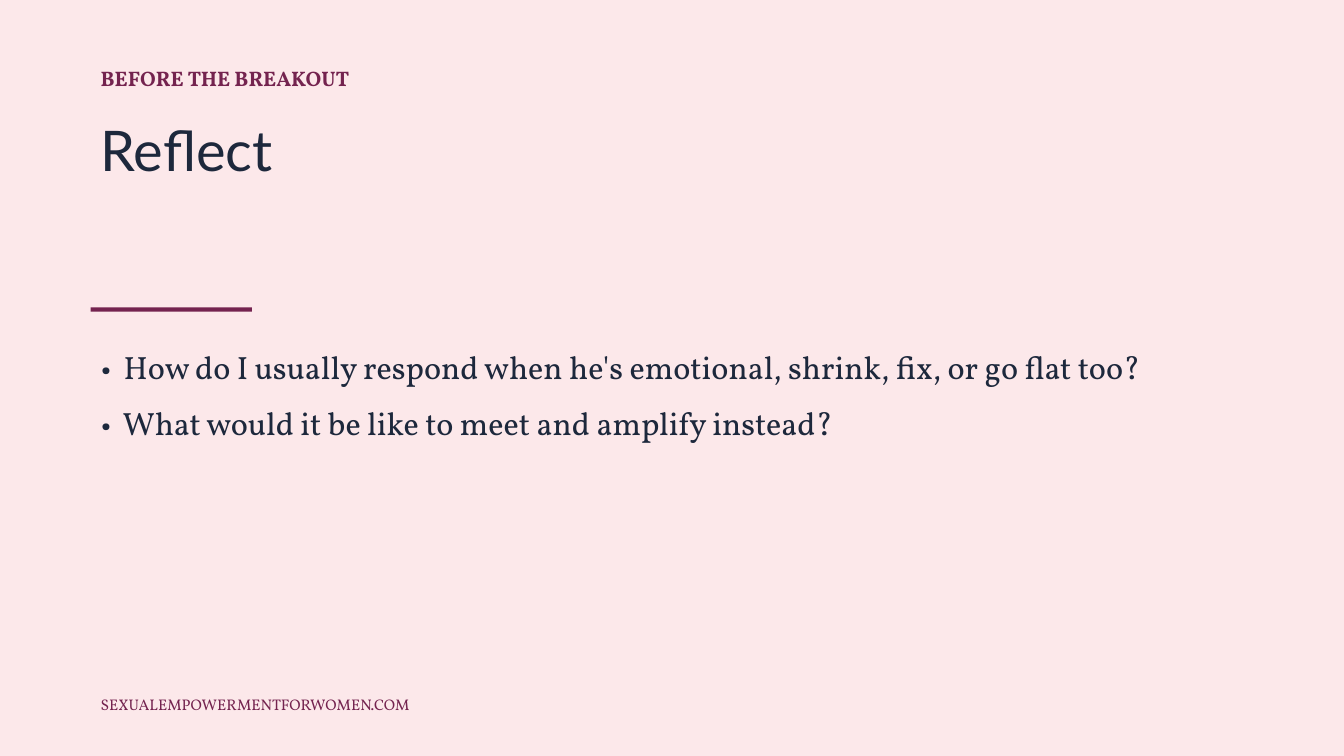
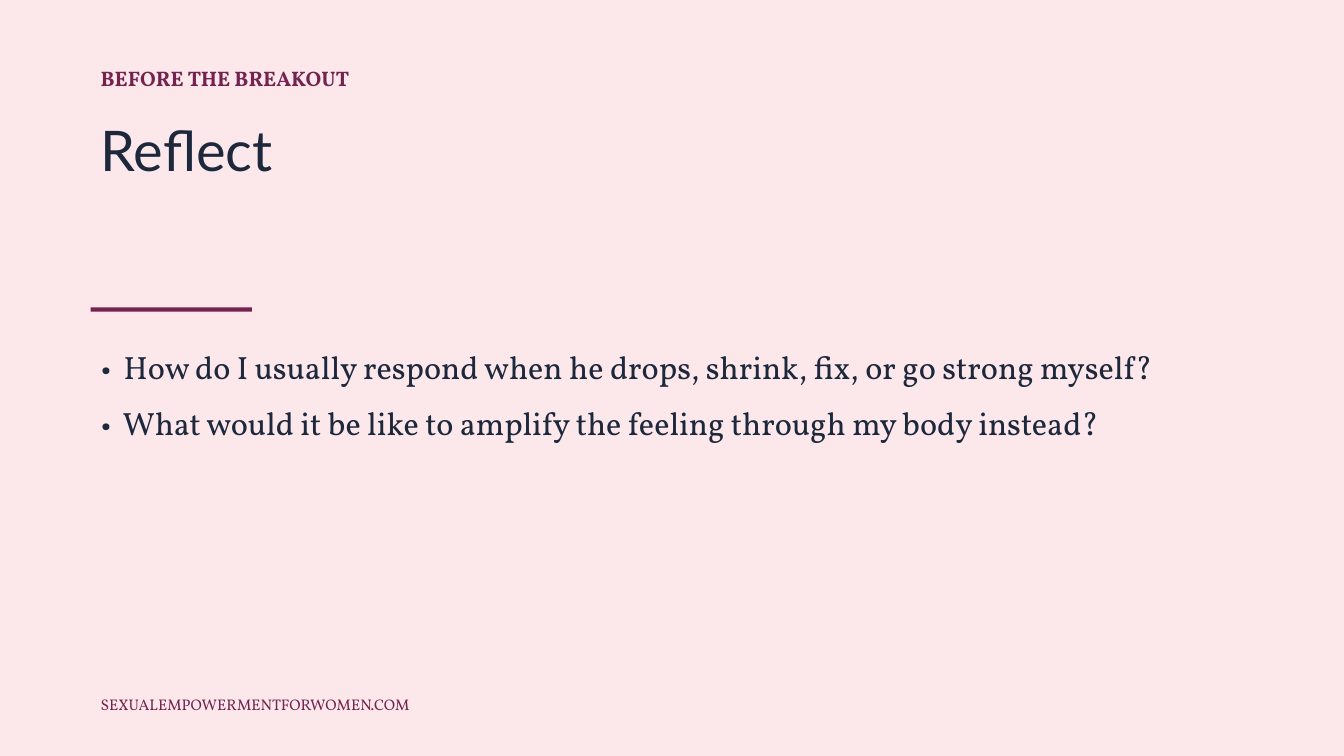
Before and after one commit to tarisha-starr/GitHub-folder, a slide deck: slide 22 of content/sessions/slides/Polarity-and-Attraction.pptx (slide 21 before the commit). Drawn at 1344x756 pixels with LibreOffice and Linux fonts; fonts in the diff are those of the drawing. Boxes give left, top, right and bottom in pixels: in the first picture for what was removed or moved away, otherwise in the second. Text is boxed around its words. In the diff, an @@ line names an element or a change of style, - is before the commit and + after.

```diff
--- a/content/sessions/slides/Polarity-and-Attraction.pptx
+++ b/content/sessions/slides/Polarity-and-Attraction.pptx
@@ text at <box>123,356,1152,443</box>: text changed @@
-• How do I usually respond when he's emotional, shrink, fix, or go flat too?
-• What would it be like to meet and amplify instead?
+• How do I usually respond when he drops, shrink, fix, or go strong myself?
+• What would it be like to amplify the feeling through my body instead?
```
Also in this commit, not shown: 5 other slides changed, 2 slides added, 1 slide removed, 1 other file.
